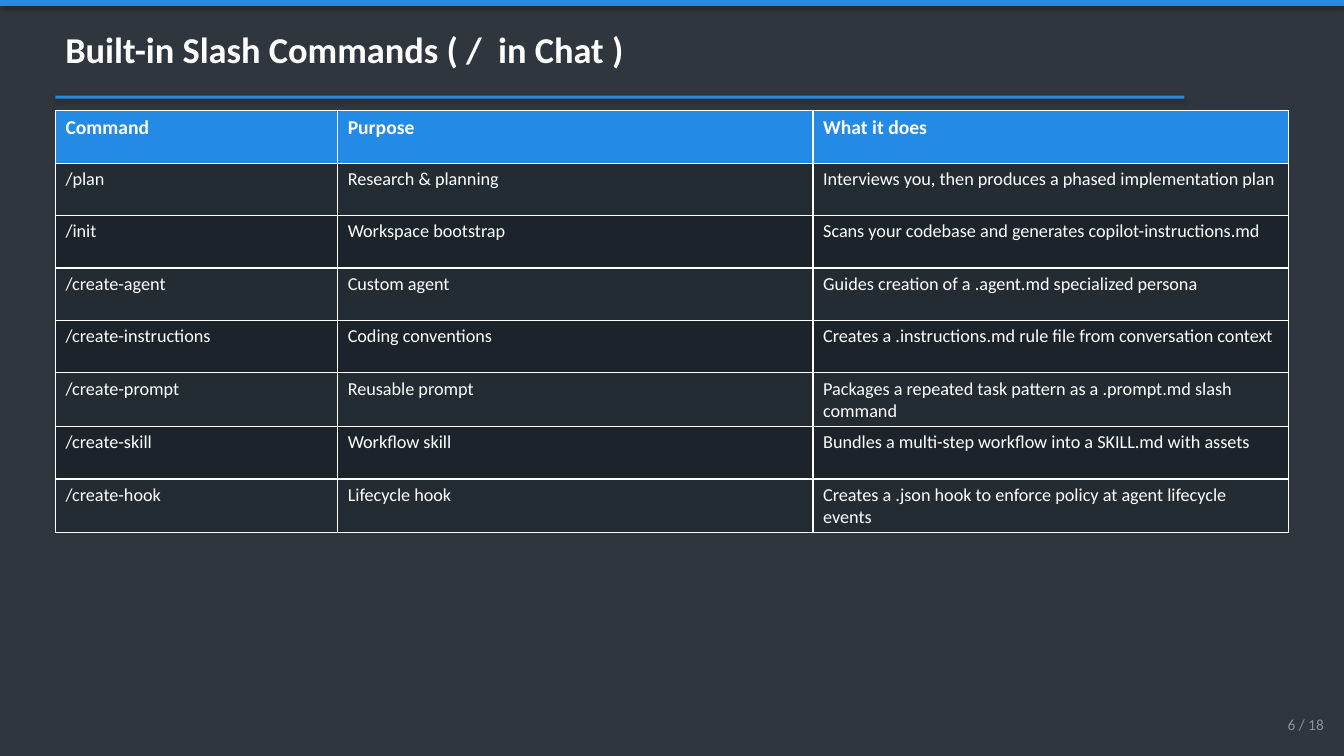
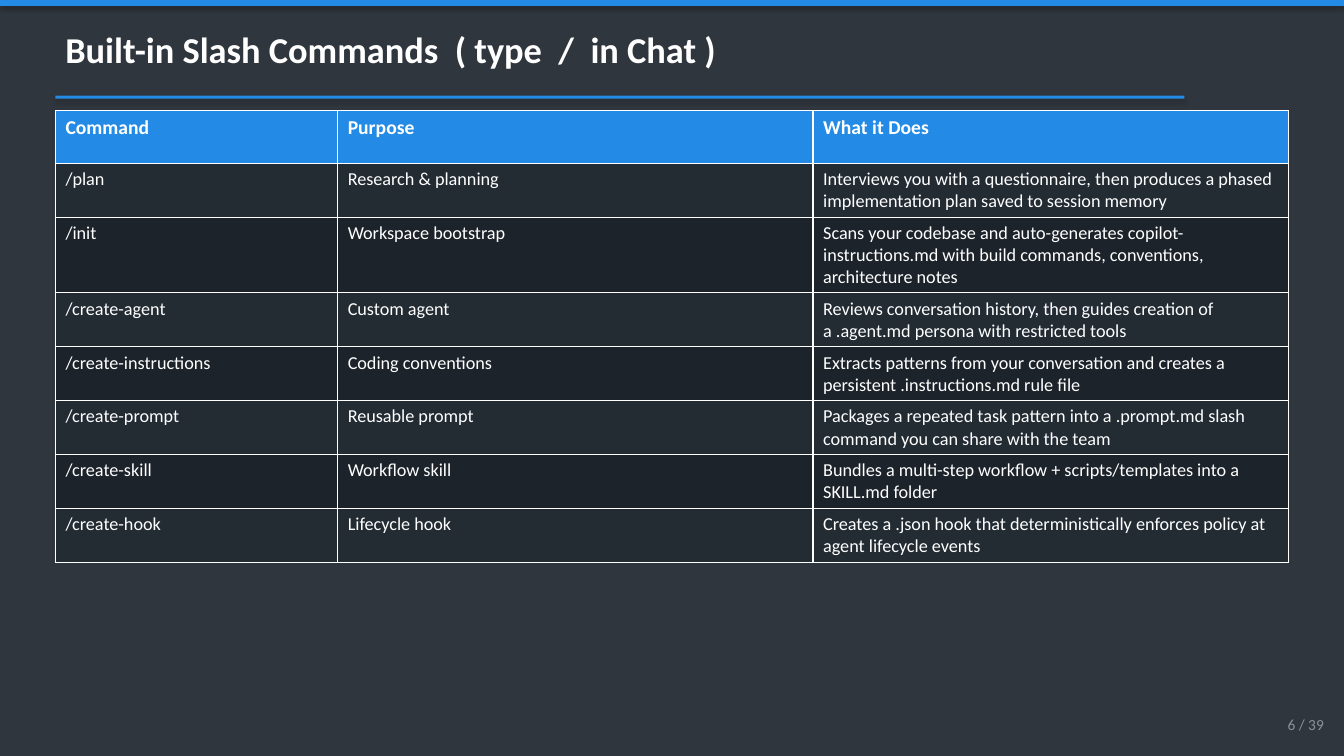
Before and after one commit to cyberkoolman/ghcp-poc-auth, a slide deck: slide 6 of docs/ghcp-getting-started.pptx. Drawn at 1344x756 pixels with LibreOffice and Linux fonts; fonts in the diff are those of the drawing. Boxes give left, top, right and bottom in pixels: in the first picture for what was removed or moved away, otherwise in the second. Text is boxed around its words. In the diff, an @@ line names an element or a change of style, - is before the commit and + after.

```diff
--- a/docs/ghcp-getting-started.pptx
+++ b/docs/ghcp-getting-started.pptx
@@ text at box(65, 37, 696, 69): text changed @@
-Built-in Slash Commands ( / in Chat )
+Built-in Slash Commands ( type / in Chat )
@@ table at box(55, 111, 1290, 559) @@
-row 1, column 3: What it does
+row 1, column 3: What it Does
-row 2, column 3: Interviews you, then produces a phased implementation plan
+row 2, column 3: Interviews you with a questionnaire, then produces a phased implementation plan saved to session memory
-row 3, column 3: Scans your codebase and generates copilot-instructions.md
+row 3, column 3: Scans your codebase and auto-generates copilot-instructions.md with build commands, conventions, architecture notes
-row 4, column 3: Guides creation of a .agent.md specialized persona
+row 4, column 3: Reviews conversation history, then guides creation of a .agent.md persona with restricted tools
-row 5, column 3: Creates a .instructions.md rule file from conversation context
+row 5, column 3: Extracts patterns from your conversation and creates a persistent .instructions.md rule file
-row 6, column 3: Packages a repeated task pattern as a .prompt.md slash command
+row 6, column 3: Packages a repeated task pattern into a .prompt.md slash command you can share with the team
-row 7, column 3: Bundles a multi-step workflow into a SKILL.md with assets
+row 7, column 3: Bundles a multi-step workflow + scripts/templates into a SKILL.md folder
-row 8, column 3: Creates a .json hook to enforce policy at agent lifecycle events
+row 8, column 3: Creates a .json hook that deterministically enforces policy at agent lifecycle events
@@ text at box(1288, 720, 1324, 730): text changed @@
-6 / 18
+6 / 39
```
Also in this commit, not shown: 13 other slides changed, 20 slides added, 1 other file.
